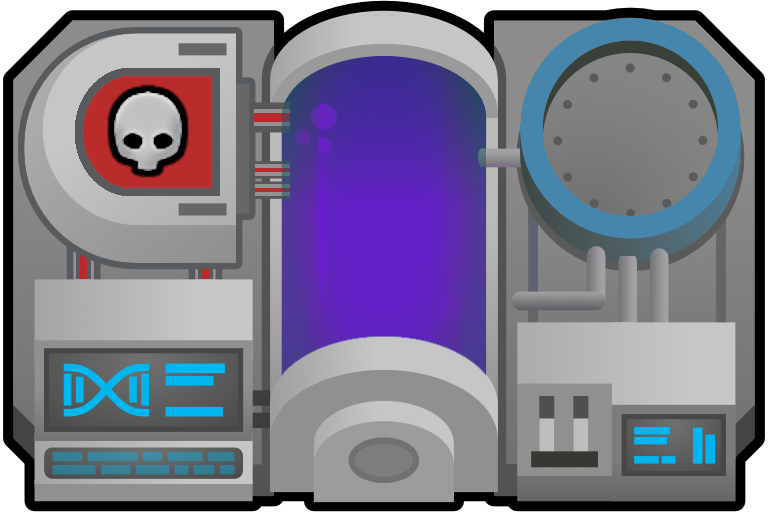
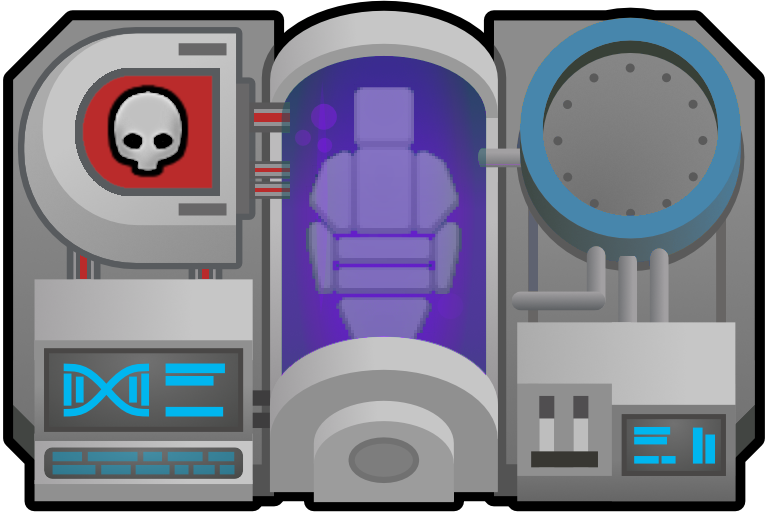
Comparing the layer stacks of the two 768×512 images. Changes:
added layer "Extarctor tank bottom" above "Seat" over [306, 104, 465, 339]
added layer "Seat" above "GET_Extractor_north.png" over [306, 84, 465, 339]
